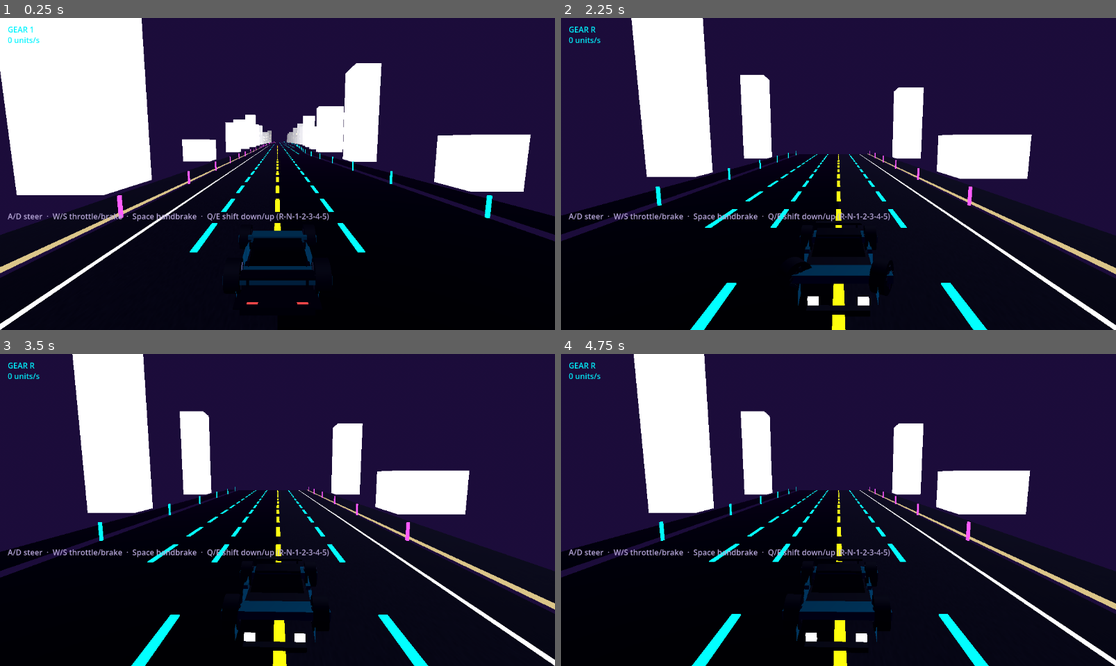
Above: before the commit, frames 1-4 (two rows, left to right).
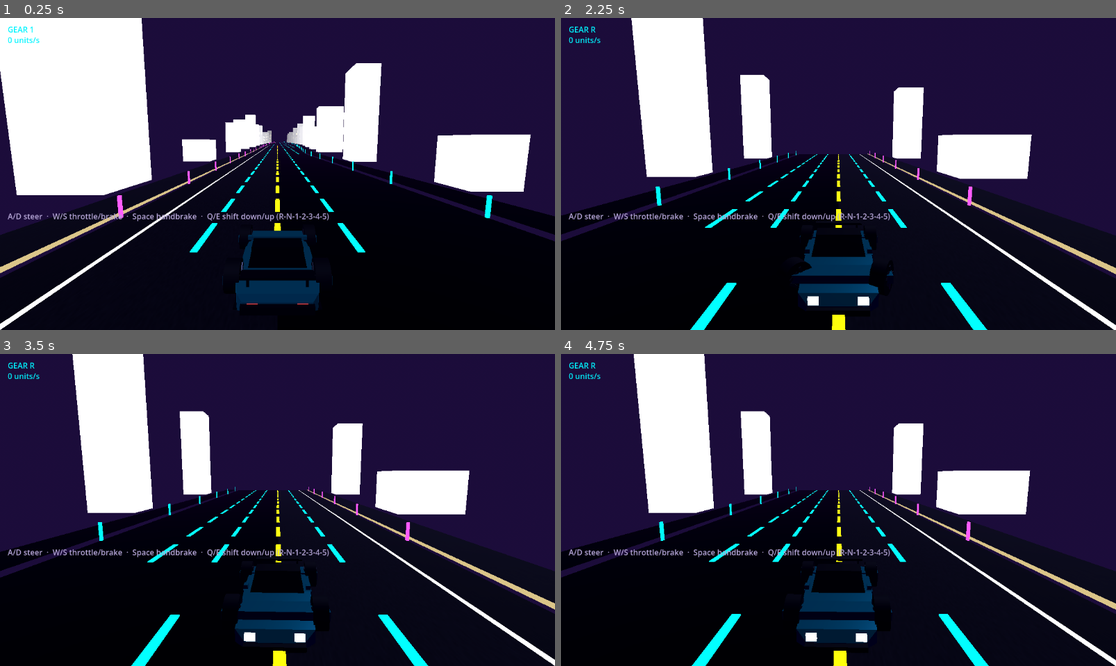
Above: after the commit, the same moments.

Repository: SmurfyHehe/neon-overdrive
Game: Godot game, scene res://Game.tscn
Same seed, same stepped clock (60 frames per second), same inputs: the game is played once before the commit and once after it.
Inputs (mouse positions are in pixels of both pictures, inside the frame that each line leads up to):
- Up to frame 1 (0.25 s): no input
- Up to frame 2 (2.25 s): tap Enter at 0.5 s; move the mouse to (960, 158) at 0.52 s; hold D 0.53-1.25 s; tap Q at 0.6, 2.1 s; click (960, 158) at 0.67 s; tap Space at 0.77, 2 s; drag from (727, 189) to (810, 236) at 1.27 s; move the mouse to (894, 105) at 2.02 s; hold D from 2.03 s (still down)
- Up to frame 3 (3.5 s): release D at 2.75 s; drag from (249, 572) to (111, 463) at 2.77 s
- Up to frame 4 (4.75 s): move the mouse to (1005, 556) at 3.52 s; hold A 3.53-4.25 s; tap Q at 3.6 s; tap Space at 3.77 s; tap Enter at 4.25 s; drag from (672, 463) to (755, 432) at 4.27 s

The runs differ from the first frame. In frame 1, 1.1% of the frame differs, in the area x 42-58%, y 71-94%; in frame 2, 1.2%; in frame 3, 1.3%; in frame 4, 1.3%, in the area x 42-57%, y 70-93%.

Commit message:
Fix zero normals in the car loft geometry (G2) (#43)
* Fix zero normals in the car loft geometry (ISSUES G2)

_quad computed its normal from (b-a)x(c-a). The coupe glass loft starts and
ends on a zero-height section, so its end caps were zero-area and the first
and last side quads had two coincident corners: the front-right and
rear-left glass side triangles got a zero normal, which Godot stores as
(0,0,-1). The body loft also had four zero-area triangles where two sections
share z = -0.25.

_quad now takes the normal from the quad's diagonals (same direction for any
planar quad, only zero when the whole quad is) and skips zero-area
triangles, so the dead caps are no longer emitted. Shape is unchanged.

Adds tests/car_loft_normals.gd: every loft triangle must have non-zero area
and a unit normal matching its winding.

Co-Authored-By: Claude Opus 5.5 <noreply@anthropic.com>

* Wind car loft triangles clockwise so the body renders (ISSUES G1) (#45)

_quad emitted its triangles counter-clockwise, but Godot treats clockwise
as the front face. Every loft panel facing the camera was culled and the
far panels showed their inside, lit from behind, so the coupe body and
glass read as a black, empty frame. _quad now emits (a,c,b)/(a,d,c); the
normal is unchanged and still points outward.

tests/car_loft_normals.gd now also checks each triangle is clockwise-front
and faces away from the mesh centre (all 68 loft triangles failed before).

Co-authored-by: Claude Opus 5.5 <noreply@anthropic.com>

---------

Co-authored-by: Claude Opus 5.5 <noreply@anthropic.com>

Diff:
--- a/scripts/car_builder.gd
+++ b/scripts/car_builder.gd
@@ -24,14 +24,31 @@
 ## outward-normal side) as two triangles into an open SurfaceTool. Normal is
 ## computed per-quad (not smoothed across neighbors) to keep the deliberate
 ## faceted/low-poly look everything else in this file already uses.
+##
+## Godot treats CLOCKWISE triangles as front faces, so the triangles are
+## emitted in reverse (a,c,b / a,d,c) while the normal stays outward. Emitting
+## them CCW as given culled every panel facing the camera and showed the far
+## panels' insides, lit from behind -- the "bare frame, panels missing" car in
+## ISSUES G1.
+##
+## The normal comes from the diagonals, not from (b-a)x(c-a): lofts taper to a
+## zero-height section (the coupe glass) or repeat a z (the coupe body), so a
+## quad can have two coincident corners and collapse into a triangle, and the
+## edge-based cross product is then zero (ISSUES G2). The diagonal cross is the
+## same direction for any planar quad and only vanishes when the whole quad
+## does. Zero-area triangles are skipped instead of emitted.
+const _QUAD_AREA_EPS := 1e-8
+
 static func _quad(st: SurfaceTool, a: Vector3, b: Vector3, c: Vector3, d: Vector3) -> void:
-	var normal := (b - a).cross(c - a).normalized()
-	st.set_normal(normal); st.add_vertex(a)
-	st.set_normal(normal); st.add_vertex(b)
-	st.set_normal(normal); st.add_vertex(c)
-	st.set_normal(normal); st.add_vertex(a)
-	st.set_normal(normal); st.add_vertex(c)
-	st.set_normal(normal); st.add_vertex(d)
+	var diag := (c - a).cross(d - b)
+	if diag.length_squared() < _QUAD_AREA_EPS:
+		return
+	var normal := diag.normalized()
+	for tri in [[a, c, b], [a, d, c]]:
+		if (tri[1] - tri[0]).cross(tri[2] - tri[0]).length_squared() < _QUAD_AREA_EPS:
+			continue
+		for v in tri:
+			st.set_normal(normal); st.add_vertex(v)
 
 ## Builds a tapered "loft" mesh from a series of cross-sections along Z, each
 ## {z, w, y0, y1} (half-width w/2 either side of X=0, bottom y0, top y1, all
--- /dev/null
+++ b/tests/car_loft_normals.gd
@@ -0,0 +1,58 @@
+extends SceneTree
+
+# Geometry test for the coupe's loft meshes (ISSUES G1, G2): every triangle in
+# the body and glass lofts must have non-zero area, a unit normal, be wound
+# CLOCKWISE seen from that normal (Godot's front face), and face away from the
+# mesh's centre. A degenerate section (y0 == y1) used to produce zero-area cap
+# quads and zero normals (G2); CCW winding culled every camera-facing panel (G1).
+#
+# Run (headless is fine, no MultiMesh involved):
+#   Godot_v4.7.2-stable_win64_console.exe --headless --path . -s res://tests/car_loft_normals.gd
+
+const AREA_EPS := 1e-6
+
+func _initialize() -> void:
+	var car := CarBuilder.build_car("coupe", Color(0.8, 0.1, 0.3))
+	var fails := 0
+	var lofts := 0
+	for child in car.get_children():
+		if not (child is MeshInstance3D and child.mesh is ArrayMesh):
+			continue
+		lofts += 1
+		var arrays: Array = (child.mesh as ArrayMesh).surface_get_arrays(0)
+		var verts: PackedVector3Array = arrays[Mesh.ARRAY_VERTEX]
+		var normals: PackedVector3Array = arrays[Mesh.ARRAY_NORMAL]
+		var idx: PackedInt32Array = arrays[Mesh.ARRAY_INDEX] if arrays[Mesh.ARRAY_INDEX] != null else PackedInt32Array()
+		var center: Vector3 = (child.mesh as ArrayMesh).get_aabb().get_center()
+		var n_tris := (idx.size() if idx.size() > 0 else verts.size()) / 3
+		for t in n_tris:
+			var i := [t * 3, t * 3 + 1, t * 3 + 2]
+			if idx.size() > 0:
+				i = [idx[t * 3], idx[t * 3 + 1], idx[t * 3 + 2]]
+			var a: Vector3 = verts[i[0]]
+			var b: Vector3 = verts[i[1]]
+			var c: Vector3 = verts[i[2]]
+			# Outward normal of a clockwise (Godot front-facing) triangle.
+			var face := (c - a).cross(b - a)
+			if face.length() < AREA_EPS:
+				print("FAIL loft %d tri %d: zero area %s %s %s" % [lofts, t, a, b, c])
+				fails += 1
+				continue
+			for k in 3:
+				var n: Vector3 = normals[i[k]]
+				if absf(n.length() - 1.0) > 1e-3:
+					print("FAIL loft %d tri %d: normal %s is not unit length" % [lofts, t, n])
+					fails += 1
+				elif n.dot(face.normalized()) < 0.99:
+					print("FAIL loft %d tri %d: normal %s disagrees with face %s" % [lofts, t, n, face.normalized()])
+					fails += 1
+			if face.dot((a + b + c) / 3.0 - center) <= 0.0:
+				print("FAIL loft %d tri %d: front face %s points inward" % [lofts, t, face.normalized()])
+				fails += 1
+		print("loft %d: %d triangles" % [lofts, n_tris])
+	if lofts != 2:
+		print("FAIL expected 2 loft meshes (body + glass), found %d" % lofts)
+		fails += 1
+	car.free()
+	print("PASS" if fails == 0 else "FAILURES: %d" % fails)
+	quit(1 if fails > 0 else 0)
Not shown, added: tests/car_loft_normals.gd.uid
